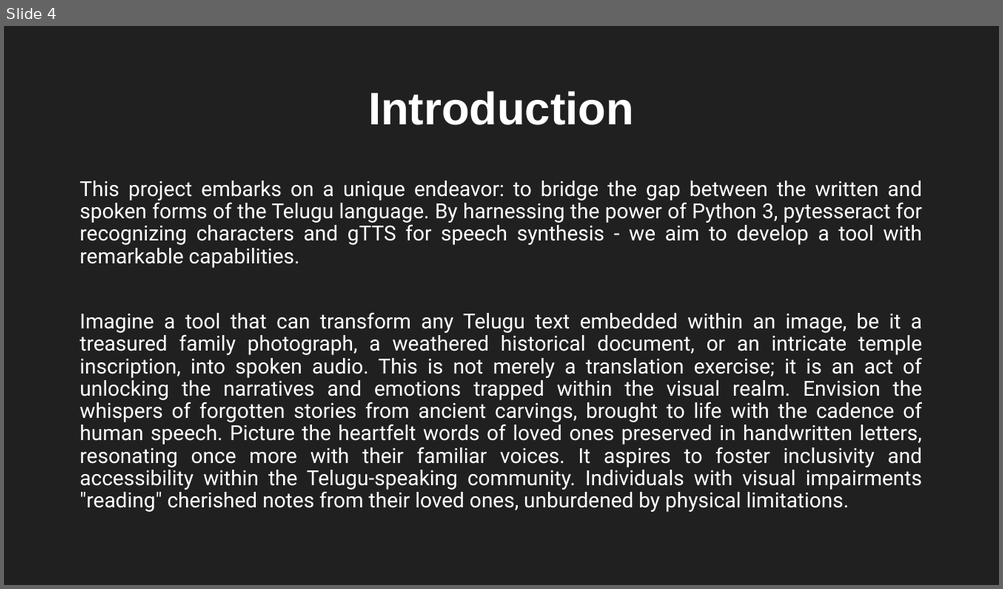
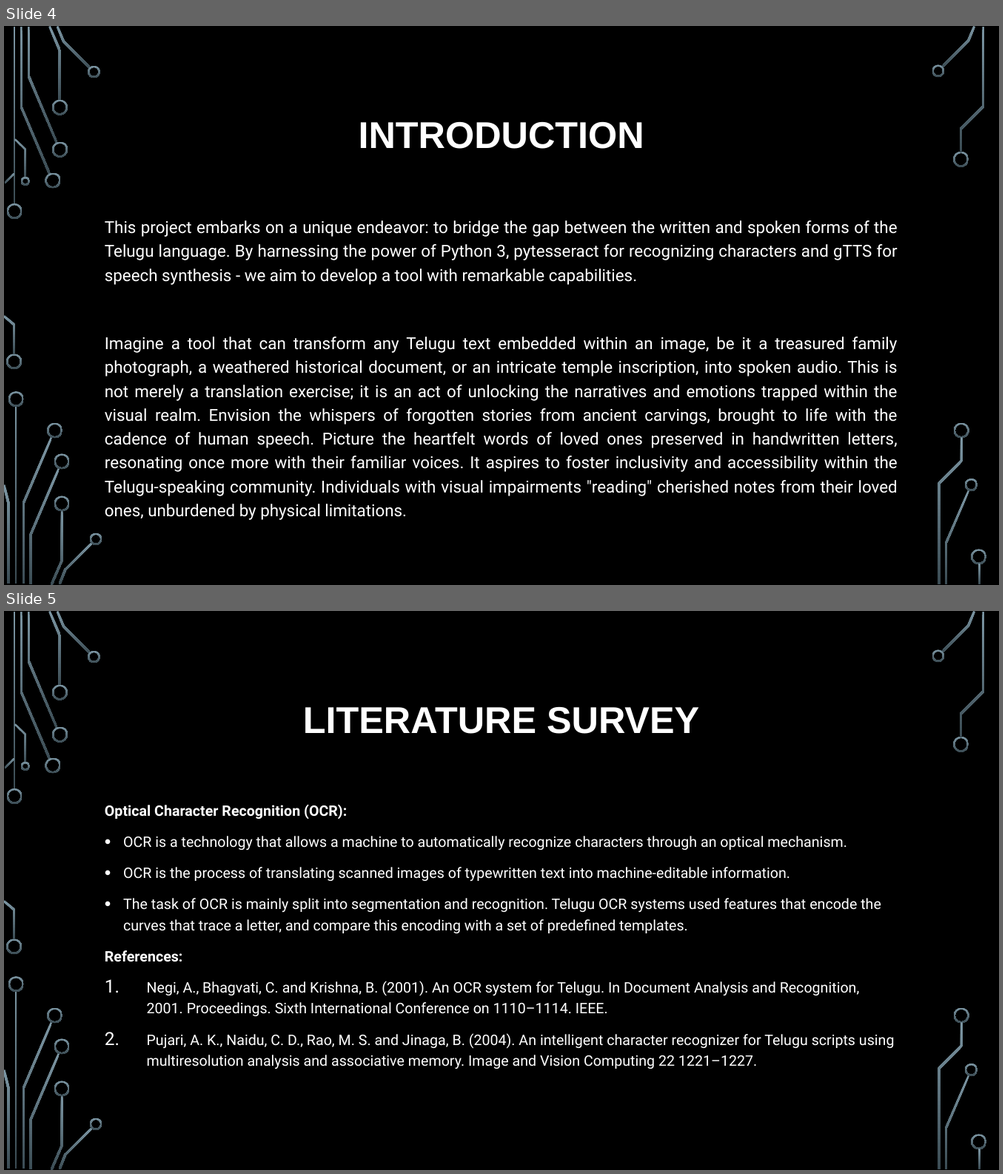
Before and after one commit to SFM61319/image2speech-te, a slide deck: docs/Presentation-1.pptx. Shown one above the other, each under a label of ours: slide 4 before the commit, slides 4 and 5 after it. The pictures are 1003x589 and 1003x1174 pixels, drawn with LibreOffice and Linux fonts; fonts in the diff are those of the drawing; background and template pictures are left out. Boxes give left, top, right and bottom in pixels: in the first picture for what was removed or moved away, otherwise in the second. Text is boxed around its words. In the diff, an @@ line names an element or a change of style, - is before the commit and + after.

```diff
--- a/docs/Presentation-1.pptx
+++ b/docs/Presentation-1.pptx
@@ slide 5 added at (x1=4, y1=611, x2=999, y2=1170), background picture (left out); not listed: 36 template elements that a slide beside it also shows @@
@@ title added at (x1=303, y1=706, x2=699, y2=734), 36 pt, text #FFFFFF, bold @@
+LITERATURE SURVEY
@@ text added at (x1=105, y1=804, x2=894, y2=1070), 14 pt, text #FFFFFF @@
+Optical Character Recognition (OCR):
+• OCR is a technology that allows a machine to automatically recognize characters through an optical mechanism.
+• OCR is the process of translating scanned images of typewritten text into machine-editable information.
+• The task of OCR is mainly split into segmentation and recognition. Telugu OCR systems used features that encode the curves that trace a letter, and compare this encoding with a set of predefined templates.
+References:
+1. Negi, A., Bhagvati, C. and Krishna, B. (2001). An OCR system for Telugu. In Document Analysis and Recognition, 2001. Proceedings. Sixth International Conference on 1110–1114. IEEE.
+2. Pujari, A. K., Naidu, C. D., Rao, M. S. and Jinaga, B. (2004). An intelligent character recognizer for Telugu scripts using multiresolution analysis and associative memory. Image and Vision Computing 22 1221–1227.
@@ slide 4 changed as well @@
@@ background #202020 to picture (left out) @@
@@ title at (x1=358, y1=121, x2=644, y2=149): text changed; size 44 to 36 pt @@
-Introduction
+INTRODUCTION
@@ text "This project embarks on a ..." moved from (x1=79, y1=181, x2=922, y2=512) to (x1=105, y1=221, x2=897, y2=497) @@
@@ text "This project embarks on a ..." at (x1=105, y1=221, x2=897, y2=497): size 20 to 16 pt; line spacing 0.9 to 1.2 @@
@@ group added at (x1=4, y1=26, x2=987, y2=585): 33 freeform shapes, 3 rectangles @@
```
Also in this commit, not shown: 5 other slides changed, 8 other slides added, 6 slides removed.
